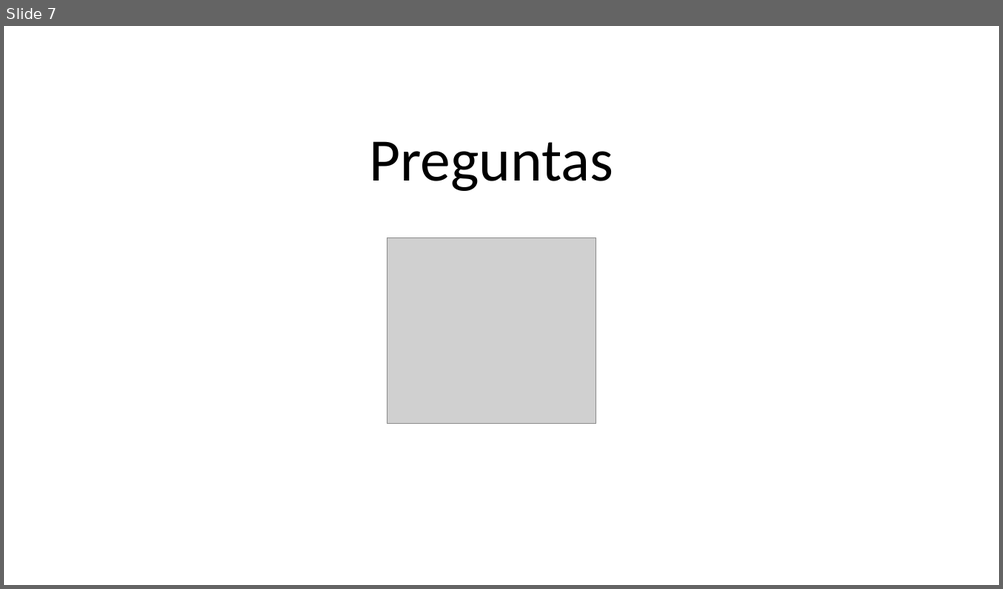
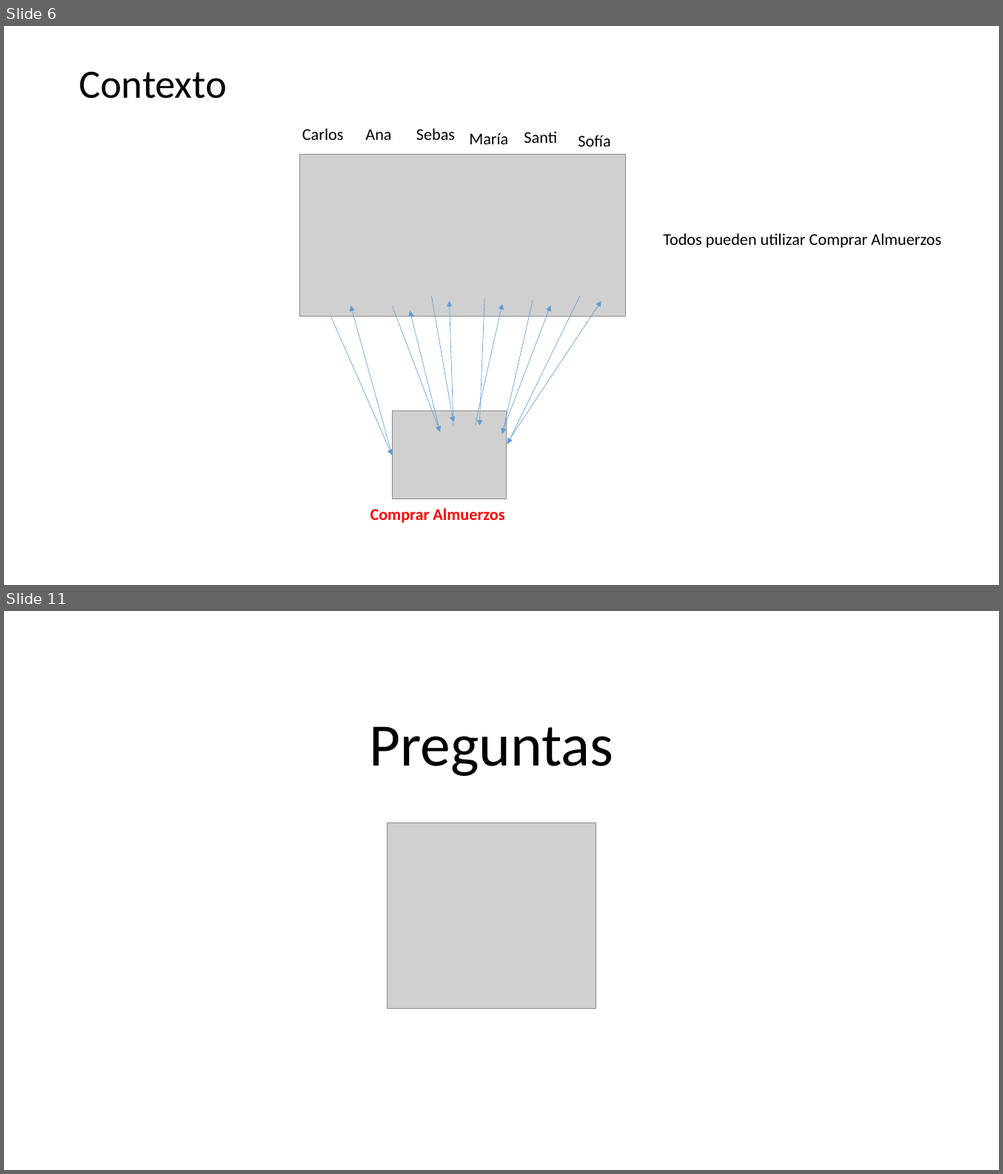
Before and after one commit to CesarLopez-Profe/Logica-de-programacion, a slide deck: Slides/2_Funciones.pptx. Shown one above the other, each under a label of ours: slide 7 before the commit, slides 6 and 11 after it; the slides between them are not shown. The pictures are 1003x589 and 1003x1174 pixels, drawn with LibreOffice and Linux fonts; fonts in the diff are those of the drawing; grey boxes stand for pictures; background and template pictures are left out. Boxes give left, top, right and bottom in pixels: in the first picture for what was removed or moved away, otherwise in the second. Text is boxed around its words. In the diff, an @@ line names an element or a change of style, - is before the commit and + after.

```diff
--- a/Slides/2_Funciones.pptx
+++ b/Slides/2_Funciones.pptx
@@ slide 6 added at [4,26,999,585], background picture (left out) @@
@@ text added at [79,71,227,99], 44 pt, text #000000 @@
+Contexto
@@ text added at [302,128,344,140], 18 pt, text #000000 @@
+Carlos
@@ text added at [365,129,391,140], 18 pt, text #000000 @@
+Ana
@@ text added at [416,128,455,140], 18 pt, text #000000 @@
+Sebas
@@ text added at [469,133,508,144], 18 pt, text #000000 @@
+María
@@ text added at [523,131,557,143], 18 pt, text #000000 @@
+Santi
@@ text added at [578,135,610,147], 18 pt, text #000000 @@
+Sofía
@@ picture added at [299,154,625,317] @@
@@ text added at [663,233,941,248], 18 pt, text #000000 @@
+Todos pueden utilizar Comprar Almuerzos
@@ arrow added from (392, 455) to (351, 306), #5B9BD5 0.5 pt @@
@@ arrow added from (392, 306) to (440, 432), #5B9BD5 0.5 pt @@
@@ arrow added from (440, 432) to (410, 311), #5B9BD5 0.5 pt @@
@@ arrow added from (431, 296) to (454, 423), #5B9BD5 0.5 pt @@
@@ arrow added from (454, 426) to (449, 301), #5B9BD5 0.5 pt @@
@@ arrow added from (475, 426) to (502, 304), #5B9BD5 0.5 pt @@
@@ arrow added from (484, 298) to (479, 426), #5B9BD5 0.5 pt @@
@@ arrow added from (532, 301) to (502, 434), #5B9BD5 0.5 pt @@
@@ arrow added from (502, 432) to (550, 306), #5B9BD5 0.5 pt @@
@@ arrow added from (506, 444) to (601, 301), #5B9BD5 0.5 pt @@
@@ arrow added from (580, 296) to (507, 444), #5B9BD5 0.5 pt @@
@@ arrow added from (330, 316) to (392, 455), #5B9BD5 0.5 pt @@
@@ picture added at [392,411,506,500] @@
@@ text added at [370,508,504,523], 18 pt, text #FF0000, bold @@
+Comprar Almuerzos
@@ what was slide 7 is now slide 11 @@
```
Also in this commit, not shown: 4 slides changed, 4 other slides added, 1 slide removed, 1 other file.
